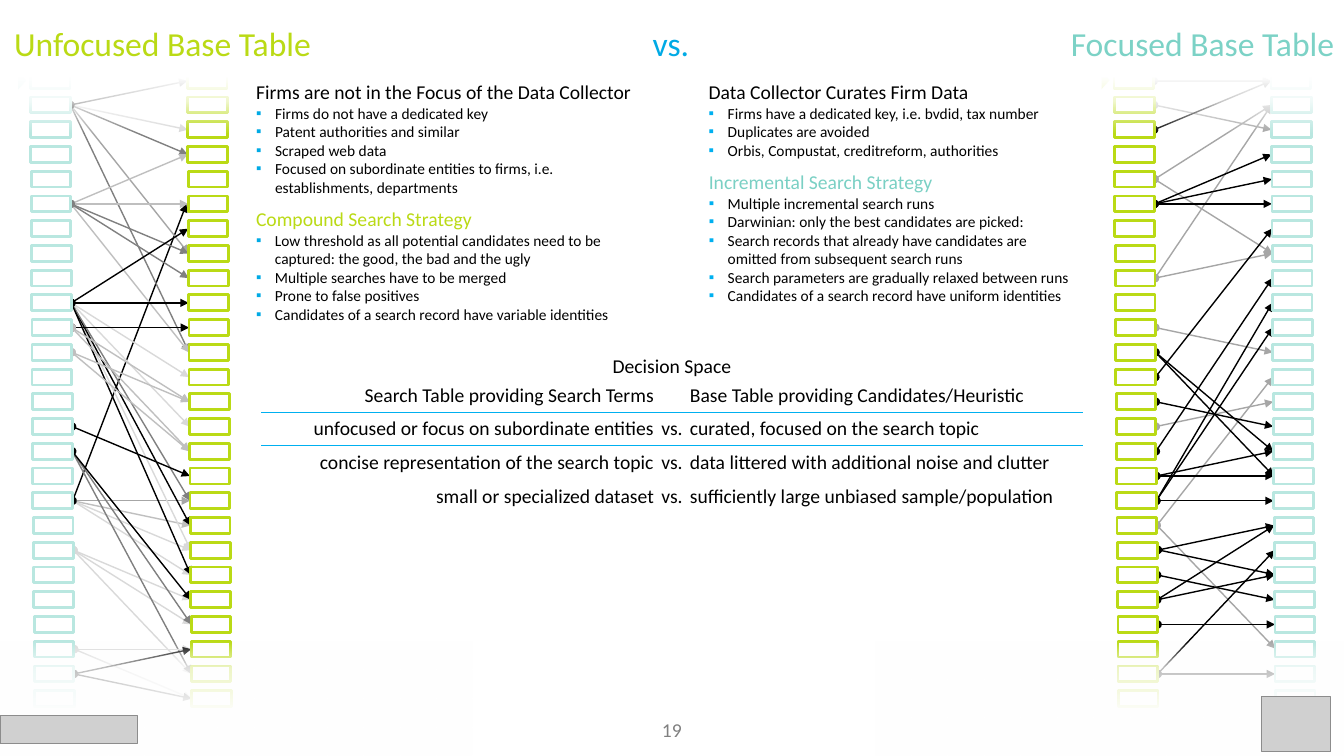
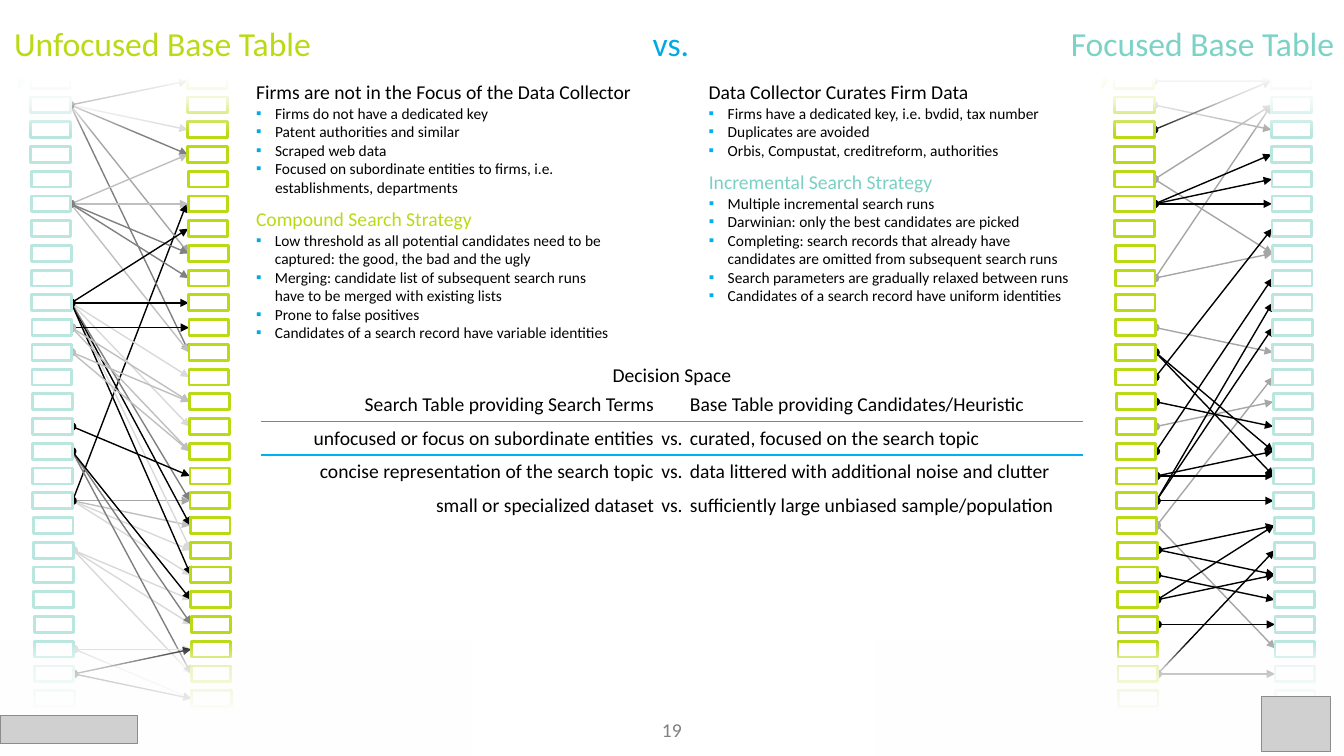
Before and after one commit to ThorstenDoherr/searchengine, a slide deck: slide 19 of doc/SearchEngine_Slides.pptx. Drawn at 1344x756 pixels with LibreOffice and Linux fonts; fonts in the diff are those of the drawing; grey boxes stand for pictures; background and template pictures are left out. Boxes give left, top, right and bottom in pixels: in the first picture for what was removed or moved away, otherwise in the second. Text is boxed around its words. In the diff, an @@ line names an element or a change of style, - is before the commit and + after.

```diff
--- a/doc/SearchEngine_Slides.pptx
+++ b/doc/SearchEngine_Slides.pptx
@@ text at box(728, 216, 1058, 267): text changed @@
-▪ Darwinian: only the best candidates are picked:
-▪ Search records that already have candidates are omitted from subsequent search runs
+▪ Darwinian: only the best candidates are picked
+▪ Completing: search records that already have candidates are omitted from subsequent search runs
@@ text at box(275, 272, 586, 304): text changed @@
-▪ Multiple searches have to be merged
+▪ Merging: candidate list of subsequent search runs have to be merged with existing lists
@@ table: place and size @@
-table at box(261, 355, 1084, 513)
+table at box(261, 364, 1084, 522)
```
Also in this commit, not shown: 7 other slides changed, 1 other file.
